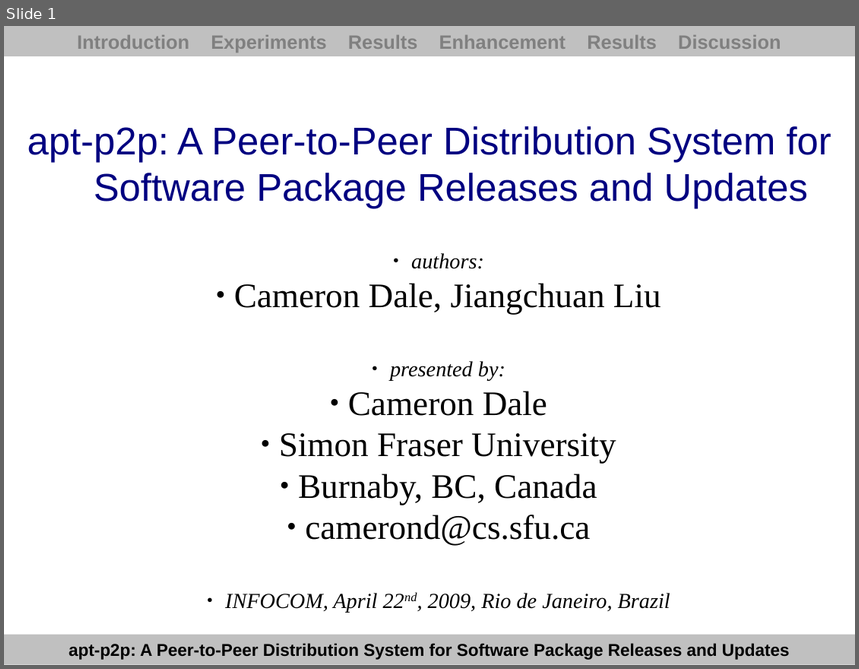
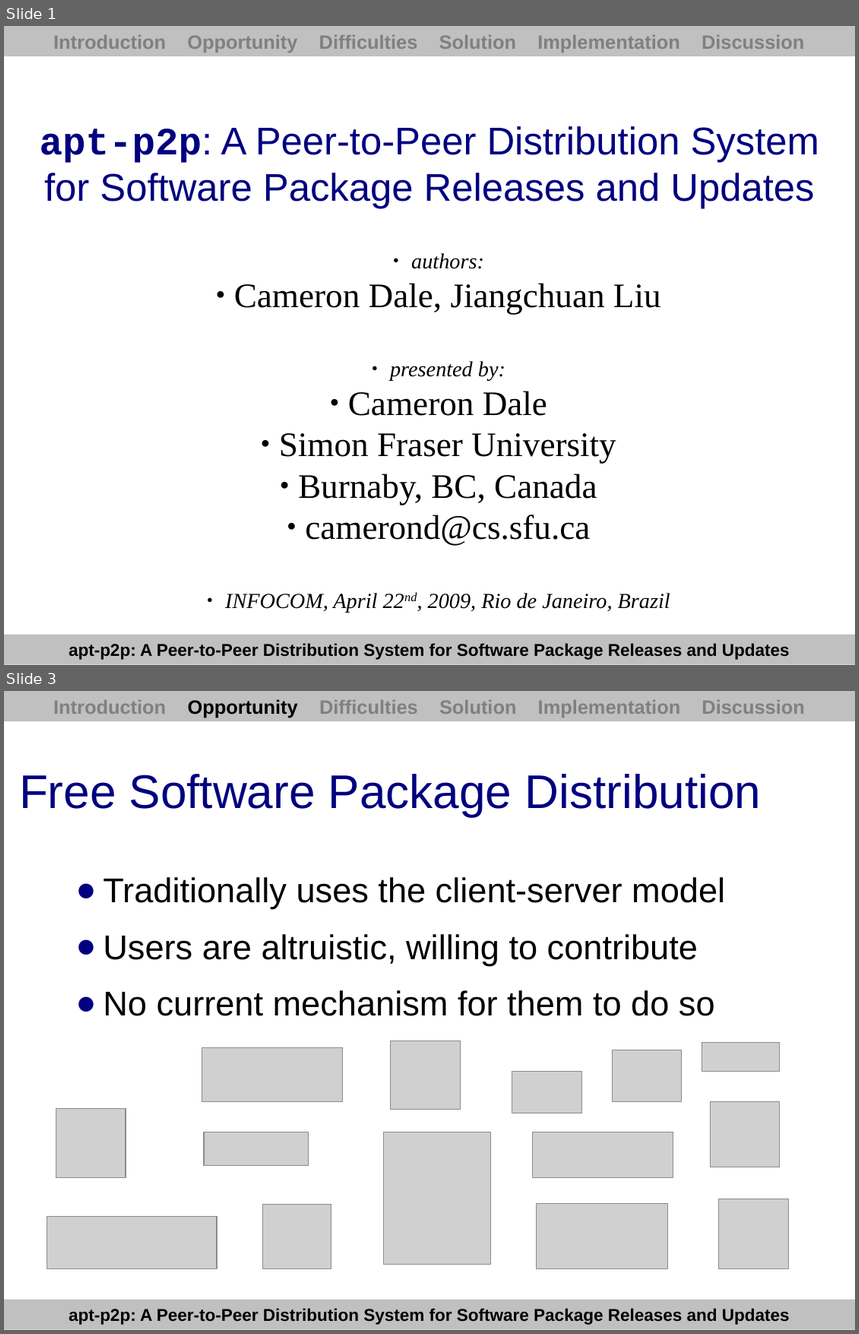
Before and after one commit to PyroSamurai/apt-p2p, a slide deck: docs/paper/presentation.odp. Shown one above the other, each under a label of ours: slide 1 before the commit, slides 1 and 3 after it; the slides between them are not shown. The pictures are 859x669 and 859x1334 pixels, drawn with LibreOffice and Linux fonts; fonts in the diff are those of the drawing; grey boxes stand for pictures. Boxes give left, top, right and bottom in pixels: in the first picture for what was removed or moved away, otherwise in the second. Text is boxed around its words. In the diff, an @@ line names an element or a change of style, - is before the commit and + after.

```diff
--- a/docs/paper/presentation.odp
+++ b/docs/paper/presentation.odp
@@ slide 3 added at (4,691,855,1330), background #FFFFFF; not listed: 1 template element that a slide beside it also shows @@
@@ rectangle added at (4,691,855,721), fill #C0C0C0, 18 pt, text #808080, bold @@
+Introduction Opportunity Difficulties Solution Implementation Discussion
@@ title added at (19,774,761,817), 44 pt, text #000080 @@
+Free Software Package Distribution
@@ text added at (103,877,725,1016), 32 pt, text #000000 @@
+● Traditionally uses the client-server model
+● Users are altruistic, willing to contribute
+● No current mechanism for them to do so
@@ picture added at (202,1048,343,1102) @@
@@ picture added at (391,1041,461,1110) @@
@@ picture added at (612,1050,681,1102) @@
@@ picture added at (702,1042,779,1071) @@
@@ picture added at (512,1071,582,1113) @@
@@ picture added at (56,1108,126,1177) @@
@@ picture added at (711,1101,779,1167) @@
@@ picture added at (204,1132,308,1166) @@
@@ picture added at (383,1132,490,1264) @@
@@ picture added at (532,1132,673,1177) @@
@@ picture added at (262,1204,332,1269) @@
@@ picture added at (536,1203,668,1269) @@
@@ picture added at (718,1199,789,1269) @@
@@ picture added at (47,1216,218,1269) @@
@@ slide 1 changed as well @@
@@ text in rectangle at (53,35,804,53): text changed @@
-Introduction Experiments Results Enhancement Results Discussion
+Introduction Opportunity Difficulties Solution Implementation Discussion
@@ title at (40,126,819,209): text changed @@
-apt-p2p: A Peer-to-Peer Distribution System for
-Software Package Releases and Updates
+apt-p2p: A Peer-to-Peer Distribution System for Software Package Releases and Updates
```
Also in this commit, not shown: 2 other slides changed, 18 other slides added, 18 slides removed, 7 other files.
